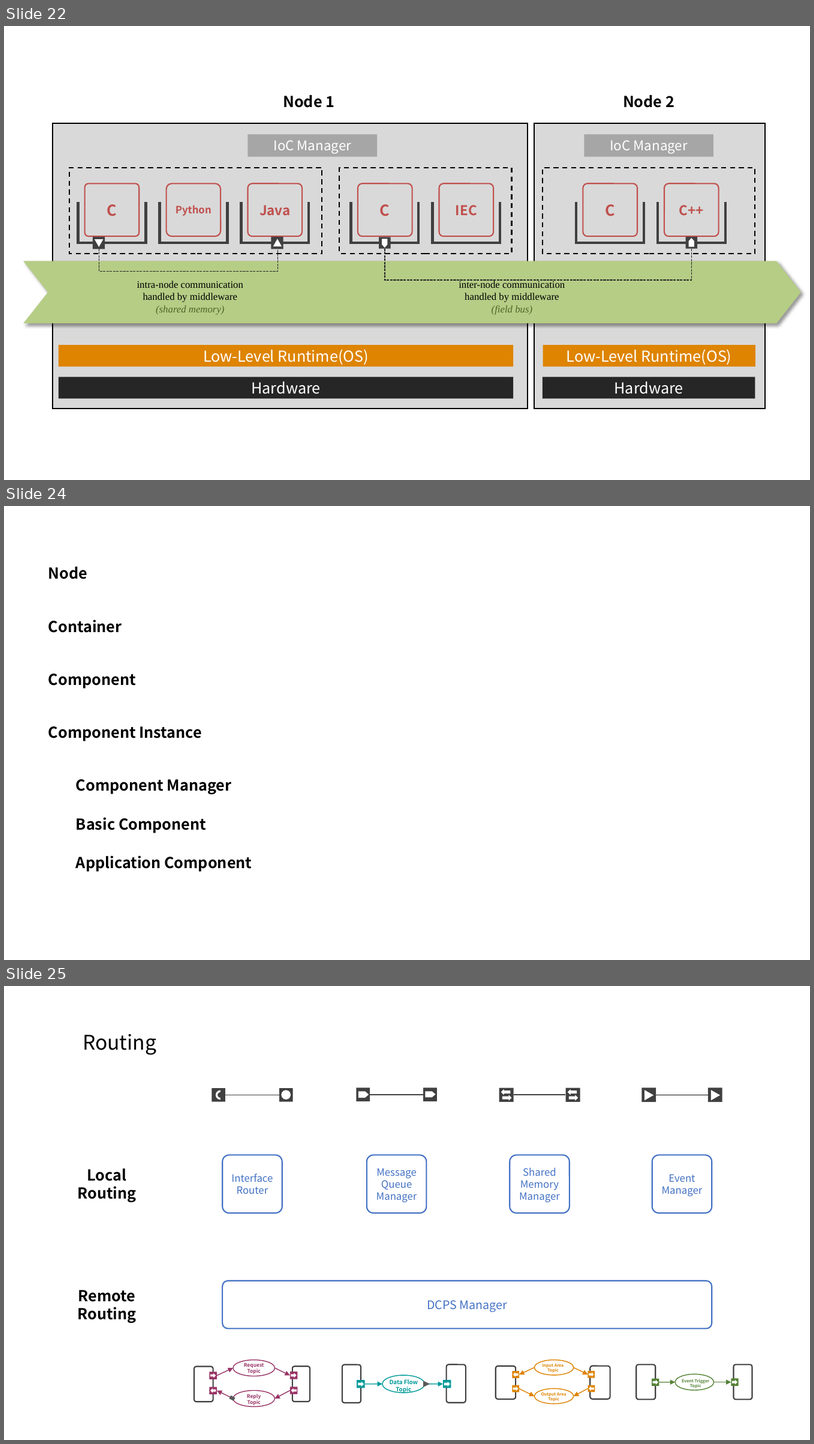
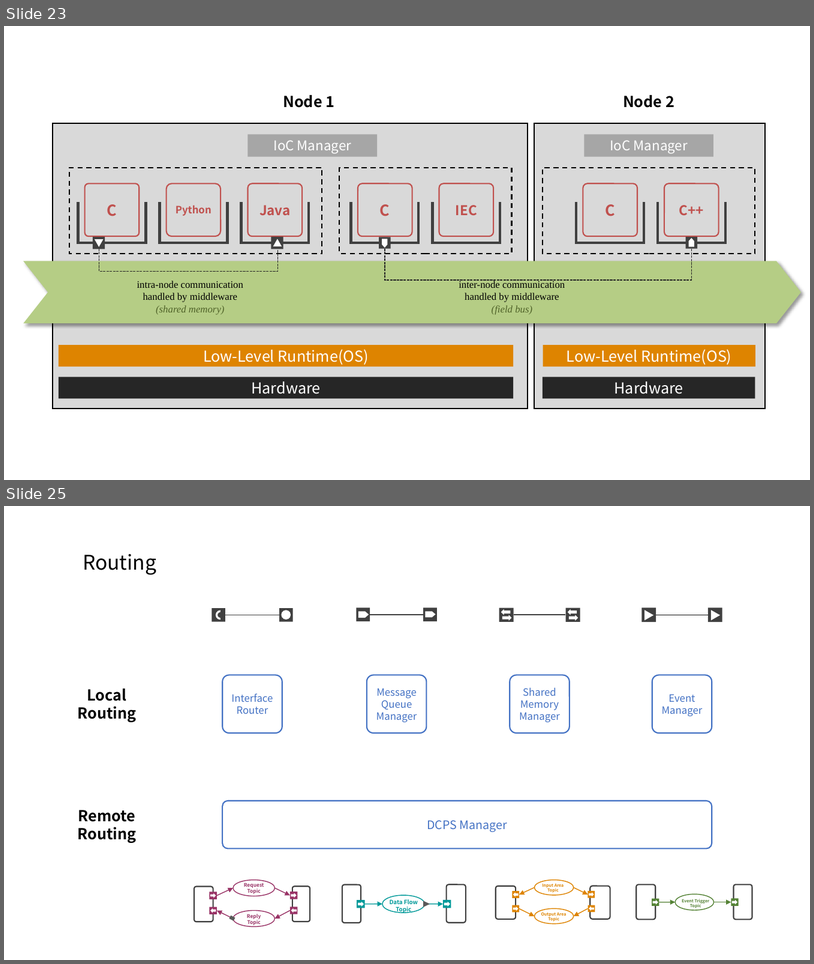
Before and after one commit to NTESEC-zg/OSAI, a slide deck: PPT/Component Model.pptx. Shown one above the other, each under a label of ours: slides 22, 24 and 25 before the commit, slides 23 and 25 after it; the slides between them are not shown. The pictures are 814x1444 and 814x964 pixels, drawn with LibreOffice and Linux fonts; fonts in the diff are those of the drawing. Boxes give left, top, right and bottom in pixels: in the first picture for what was removed or moved away, otherwise in the second. Text is boxed around its words. In the diff, an @@ line names an element or a change of style, - is before the commit and + after.

```diff
--- a/PPT/Component Model.pptx
+++ b/PPT/Component Model.pptx
@@ slide 24 removed at <box>4,506,810,960</box>, background #FFFFFF @@
@@ text removed at <box>48,567,87,579</box> @@
-Node
@@ text removed at <box>48,619,122,633</box> @@
-Container
@@ text removed at <box>48,673,136,688</box> @@
-Component
@@ text removed at <box>48,726,203,741</box> @@
-Component Instance
@@ text removed at <box>76,779,232,794</box> @@
-Component Manager
@@ text removed at <box>76,817,206,833</box> @@
-Basic Component
@@ text removed at <box>76,855,252,871</box> @@
-Application Component
@@ what was slide 22 is now slide 23 @@
```
Also in this commit, not shown: 3 slides changed, 5 slides added, 4 other slides removed, 1 other file.
